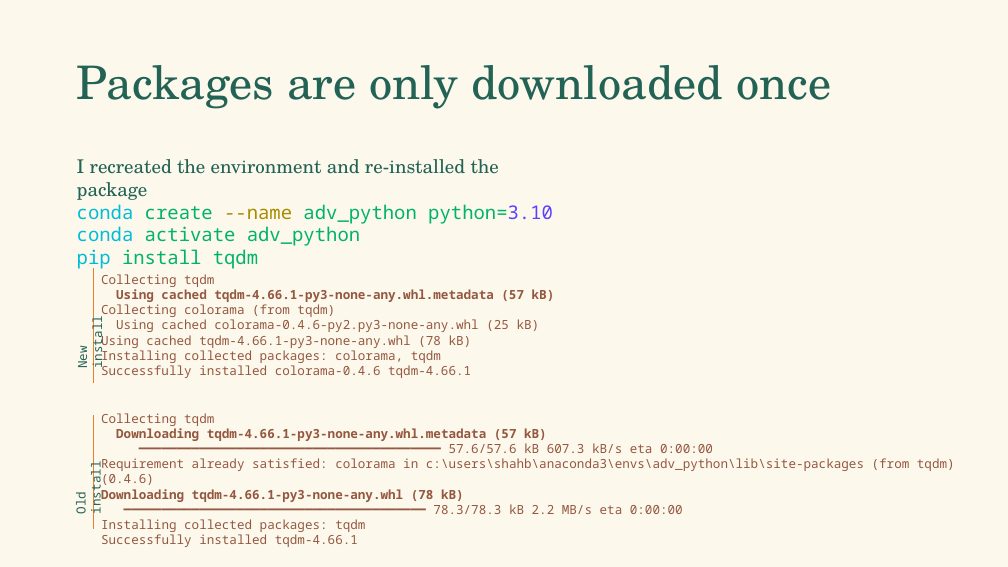
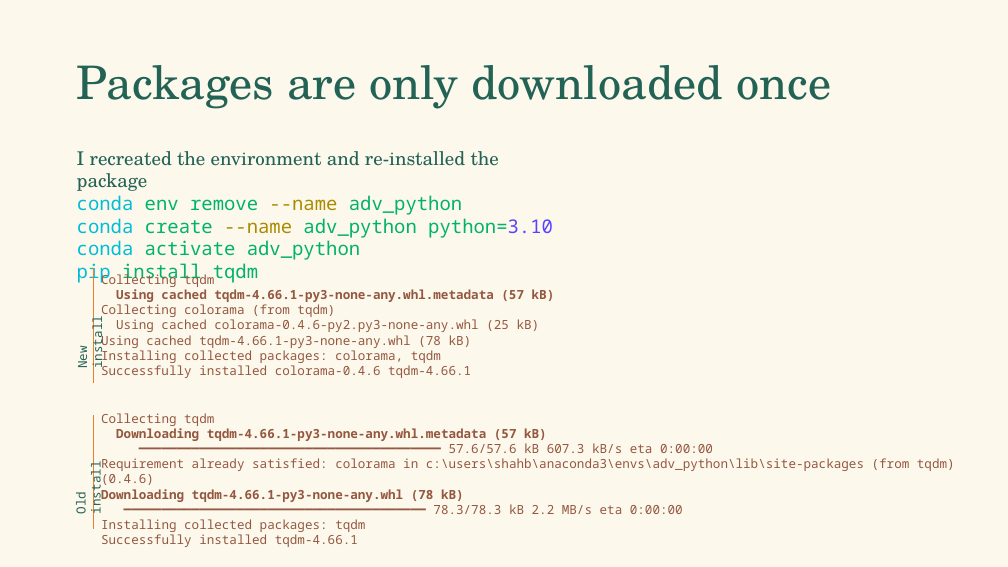
Before and after one commit to falconair/ProgrammingForAnalytics, a slide deck: slide 10 of lectures/080_env_pkg_management/Python environment and package management.pptx. Drawn at 1008x567 pixels with LibreOffice and Linux fonts; fonts in the diff are those of the drawing. Boxes give left, top, right and bottom in pixels: in the first picture for what was removed or moved away, otherwise in the second. Text is boxed around its words. In the diff, an @@ line names an element or a change of style, - is before the commit and + after.

```diff
--- a/lectures/080_env_pkg_management/Python environment and package management.pptx
+++ b/lectures/080_env_pkg_management/Python environment and package management.pptx
@@ text "I recreated the environment and ...": place and size @@
-text "I recreated the environment and ..." at bbox=[77, 159, 553, 270]
+text "I recreated the environment and ..." at bbox=[77, 151, 553, 260]
@@ text at bbox=[77, 195, 462, 215]: paragraph added @@
+conda env remove --name adv_python
```
Also in this commit, not shown: 4 other slides changed, 30 slides added.
